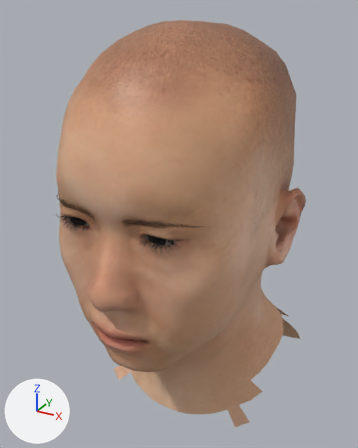
The glTF model public/models/patient05/patient05.glb as it was, and as the next commit left it.
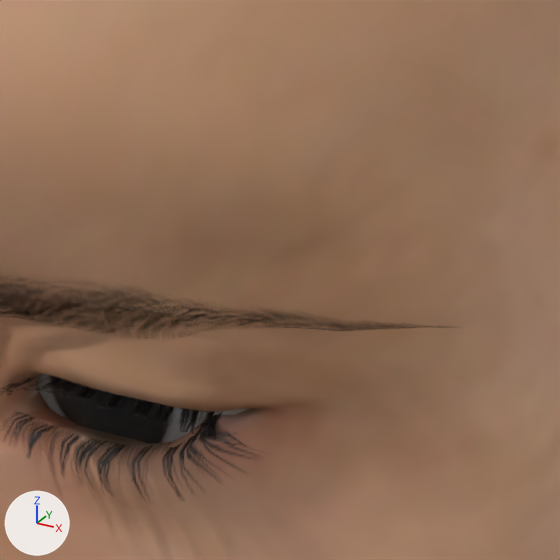
Each version appears first whole from a camera (50 mm lens) standing at (0.161, -0.342, 1.619) and looking at (-0.007, -0.038, 1.467), and next in a close-up on the part from 39% to 63% of the width and 39% to 59% of the height. Lighting does not change. The marker at lower left points along +X, +Y and +Z. The last two pictures show the newer version. Vertices at exactly the same position are counted once.

The first close-up shows 'kim_sajang.body', 'kim_sajang.cornea', 'kim_sajang.eyebrow001', 'kim_sajang.eyelashes01'.
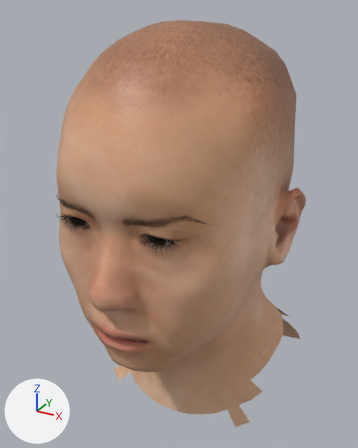
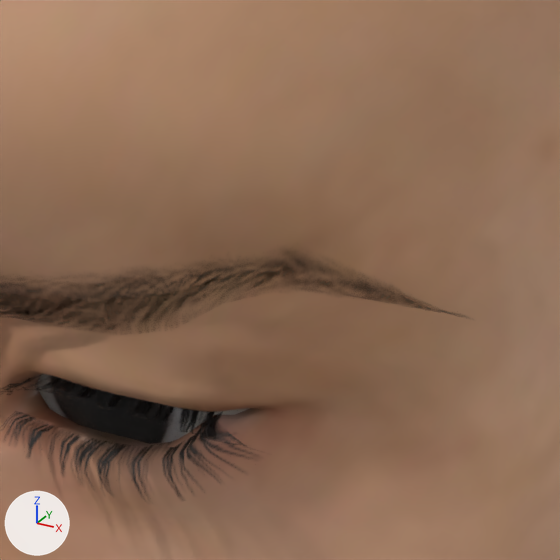
The newer file adds a shape key; the second version is drawn at full value of the shape key 'eyebrows-left-extern-up' of 'kim_sajang.eyebrow001', and the change is written as the vertex moves it makes.

Boxes (x1, y1, x2, y2) around the edits, measured in the close-ups (560 x 560 px):
'kim_sajang.eyebrow001', reshaped, moved
    before: (0, 284, 443, 333)
    after: (0, 257, 456, 330)

The edits, one by one:
me_eyebrow001 is used by ob_kim_sajang_eyebrow001; location (0.0, -0.0681, 0.7521); scale (0.762, 0.762, 0.762).
me_eyebrow001 had 124 vertices, 192 faces and spanned x -0.0743..0.0743, y -0.0894..-0.0527, z 0.9875..1.0.
me_eyebrow001 now has 124 vertices, 192 faces and spans x -0.0743..0.0747, y -0.0922..-0.0548, z 0.9875..1.0049.
me_eyebrow001 part 1: 62 of 124 vertices moved; they spanned x 0.0118..0.0743, y -0.0894..-0.0527, z 0.9875..1.0 and now span x 0.0118..0.0747, y -0.0922..-0.0548, z 0.9875..1.0049; mean shift (0.0006, -0.0021, 0.0016); largest move (0.0568, -0.0753, 0.9972) -> (0.0593, -0.0764, 1.0048).
Other edits to the shape of me_eyebrow001 do not show in these pictures.
Object 'kim_sajang.eyebrow001' (ob_kim_sajang_eyebrow001) moves from (0.0, -0.0681, 0.7521) to (0.0, -0.0661, 0.7521).
